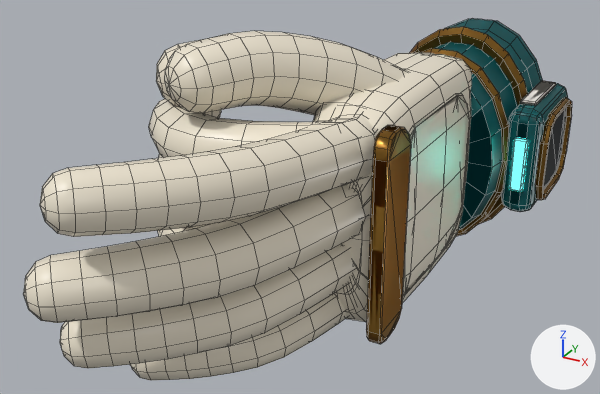
One commit to the FBX model Assets/Skyfold/Art/Models/Characters/glove_L.fbx: the scene before it, then after it.
Rendered twice from a 50 mm camera at (0.129, -0.215, 0.11) aimed at (0.01, 0.003, 0.002). Every picture has the same lights, and +X, +Y and +Z are marked at lower right. The older version comes first. Mesh edges are drawn as thin lines. Where no turn or scale is listed for an object, it has been applied to the vertices. Vertices at exactly the same position are counted once.

Objects in the first picture: 'Grip', 'Open'.
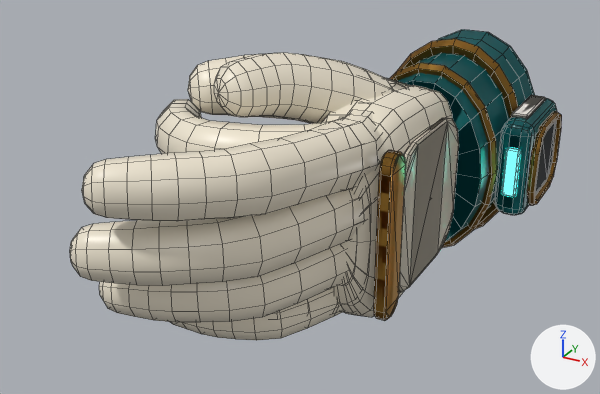
Boxes [x1, y1, x2, y2] around the edits, measured in the pictures (600 x 394 px; the box of a moved part takes in the faces that stretch with it):
'Open', reshaped (10% narrower, 14% shorter)
    before: [23, 18, 572, 380]
    after: [70, 30, 562, 340]
'Grip', reshaped
    before: [149, 38, 433, 295]
    after: [155, 54, 409, 313]
part 1 of me_open_mesh_001, moved or reshaped (not visible before)
    after: [386, 78, 408, 90]
part 2 of me_open_mesh_001, moved or reshaped
    before: [421, 48, 509, 236]
    after: [389, 63, 497, 248]
part 3 of me_open_mesh_001, moved or reshaped
    before: [410, 27, 528, 224]
    after: [397, 39, 518, 229]
part 4 of me_open_mesh_001, moved or reshaped
    before: [535, 97, 572, 200]
    after: [527, 111, 562, 205]
part 5 of me_open_mesh_001, moved or reshaped
    before: [501, 83, 568, 212]
    after: [495, 98, 557, 215]
part 6 of me_open_mesh_001, moved or reshaped
    before: [543, 108, 567, 190]
    after: [535, 121, 556, 195]
part 7 of me_open_mesh_001, moved or reshaped
    before: [509, 137, 528, 192]
    after: [502, 148, 521, 197]
part 8 of me_open_mesh_001, moved or reshaped
    before: [520, 80, 556, 106]
    after: [511, 95, 546, 119]
part 9 of me_open_mesh_001, moved or reshaped
    before: [23, 18, 543, 380]
    after: [70, 30, 535, 340]
part 10 of me_grip_mesh_001, rebuilt (mostly hidden)
    before: [313, 53, 433, 295]
    after: [322, 84, 409, 299]
part 11 of me_grip_mesh_001, rebuilt (not visible afterwards)
    before: [158, 227, 193, 237]
part 12 of me_grip_mesh_001, moved or reshaped
    before: [149, 38, 378, 234]
    after: [155, 54, 393, 313]

What the commit changed:
me_open_mesh_001 is used by ob_open; location (0.0, 0.0, 0.0).
me_open_mesh_001 had 1896 vertices, 2032 faces and spanned x -0.018..0.072, y -0.097..0.118, z -0.041..0.057.
me_open_mesh_001 now has 1896 vertices, 2032 faces and spans x -0.023..0.071, y -0.077..0.108, z -0.04..0.051.
me_open_mesh_001 part 1: the loose piece of 86 vertices spanning x 0.014..0.038, y 0.004..0.052, z 0.009..0.039 is scaled about its middle by (1.04, 0.917, 0.967), then moved by (-0.001, -0.004, -0.002).
me_open_mesh_001 part 2: the loose piece of 90 vertices spanning x 0.004..0.06, y 0.067..0.072, z -0.036..0.038 is scaled about its middle by (0.963, 0.917, 0.963), then moved by (0.0, -0.012, -0.001).
me_open_mesh_001 part 3: the loose piece of 100 vertices spanning x 0.001..0.063, y 0.087..0.093, z -0.041..0.043 is scaled about its middle by (0.96, 0.933, 0.96), then moved by (0.0, -0.009, -0.001).
me_open_mesh_001 part 4: the loose piece of 72 vertices spanning x 0.069..0.072, y 0.07..0.11, z -0.016..0.018 is scaled about its middle by (0.937, 0.885, 0.898), then moved by (-0.001, -0.009, -0.001).
me_open_mesh_001 part 5: the loose piece of 96 vertices spanning x 0.057..0.07, y 0.067..0.113, z -0.019..0.021 is scaled about its middle by (0.97, 0.862, 0.895), then moved by (-0.001, -0.009, -0.001).
me_open_mesh_001 part 6: the loose piece of 40 vertices spanning x 0.069..0.071, y 0.073..0.107, z -0.013..0.015 is scaled about its middle by (1, 0.875, 0.886), then moved by (-0.001, -0.009, -0.001).
me_open_mesh_001 part 7: the loose piece of 24 vertices spanning x 0.061..0.066, y 0.066..0.068, z -0.009..0.011 is moved by (-0.001, -0.006, -0.001).
me_open_mesh_001 part 8: the loose piece of 24 vertices spanning x 0.06..0.066, y 0.075..0.105, z 0.021..0.022 is scaled about its middle by (1, 0.863, 1), then moved by (-0.001, -0.009, -0.003).
me_open_mesh_001 part 9: 1340 of 1896 vertices moved; they spanned x -0.018..0.062, y -0.097..0.118, z -0.04..0.057 and now span x -0.023..0.061, y -0.077..0.108, z -0.039..0.051; mean shift (-0.001, 0.001, -0.001); largest move (-0.007, -0.082, -0.018) -> (-0.018, -0.052, -0.016).
Other edits to the shape of me_open_mesh_001 do not show in these pictures.
me_grip_mesh_001 is used by ob_grip; location (0.0, 0.0, 0.0).
me_grip_mesh_001 had 1896 vertices, 2032 faces and spanned x -0.037..0.072, y -0.038..0.118, z -0.041..0.054.
me_grip_mesh_001 now has 1896 vertices, 2032 faces and spans x -0.035..0.071, y -0.037..0.108, z -0.04..0.049.
me_grip_mesh_001 part 10: the loose piece of 222 vertices spanning x 0.015..0.047, y -0.016..0.082, z -0.038..0.04 is rebuilt with 222 vertices and now spans x 0.017..0.046, y -0.016..0.064, z -0.036..0.036.
me_grip_mesh_001 part 11: the loose piece of 155 vertices spanning x -0.037..0.042, y -0.038..0.014, z -0.017..0.001 is rebuilt with 155 vertices and now spans x -0.033..0.04, y -0.036..0.016, z -0.018..0.002.
me_grip_mesh_001 part 12: 3 vertices moved within x -0.016..0.026, y -0.026..0.013, z -0.016..0.027; 604 vertices removed from x -0.037..0.044, y -0.038..0.045, z -0.033..0.054; 449 vertices added at x -0.034..0.042, y -0.037..0.04, z -0.032..0.049.
Other edits to the shape of me_grip_mesh_001 do not show in these pictures.
